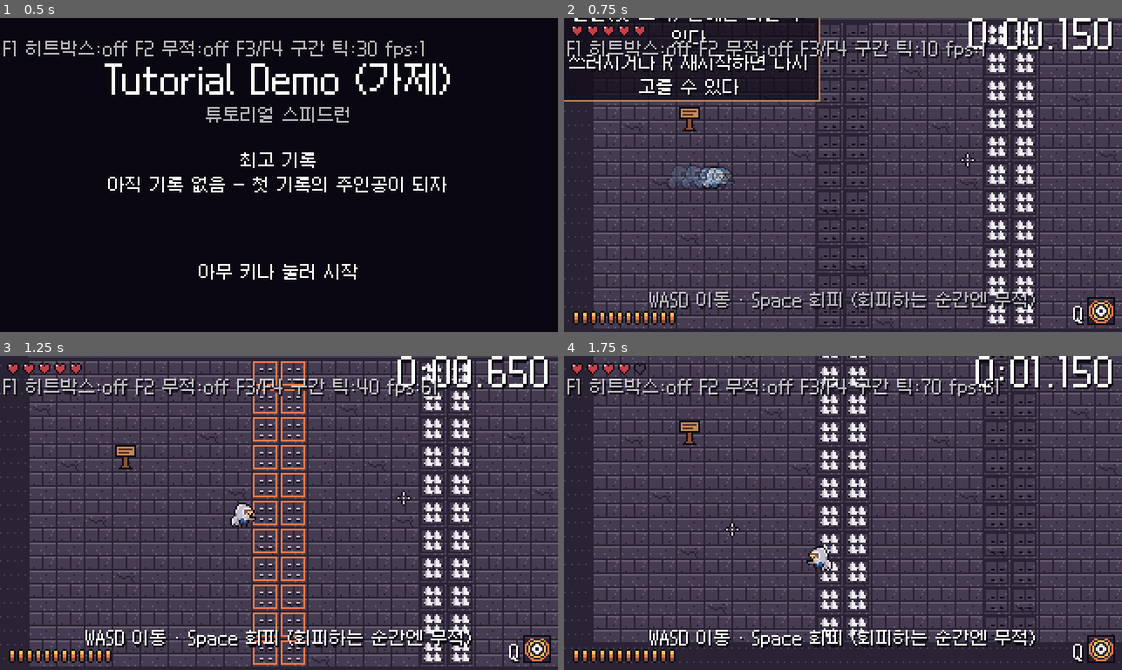
Above: before the commit, frames 1-4 (two rows, left to right).
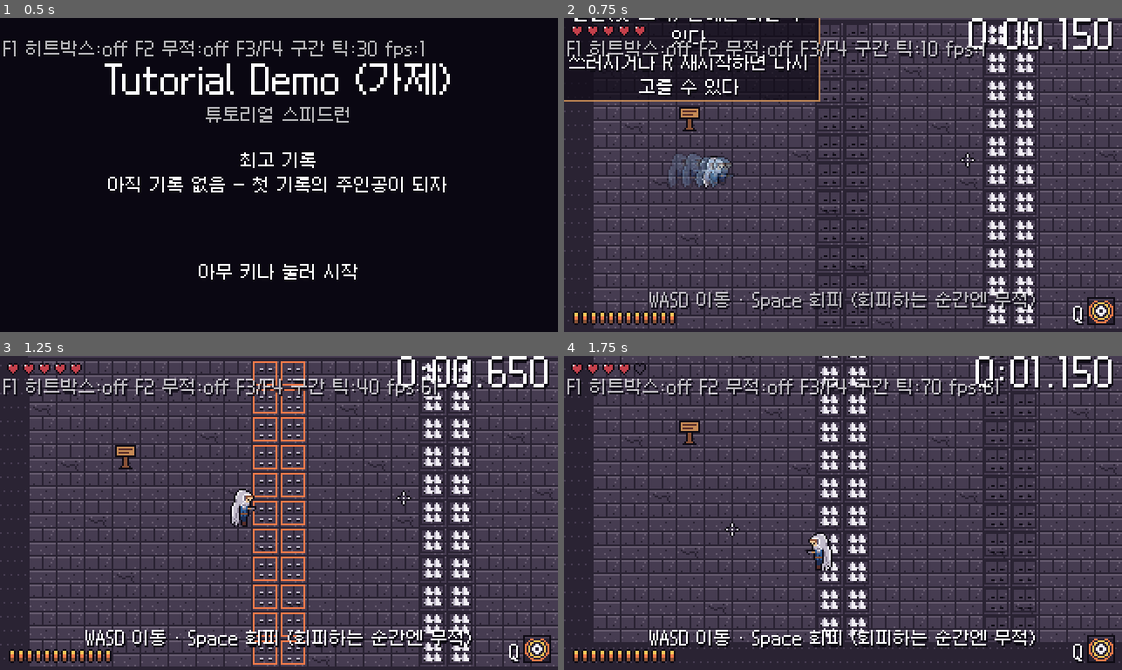
Above: after the commit, the same moments.

Repository: sadagu-0932/New
Game: Godot game, scene res://main.tscn
The game is run twice, just before and just after one commit, with the same random seed, the same clock (stepped at 60 frames per second) and the same inputs.
Inputs (mouse positions are in pixels of both pictures, inside the frame that each line leads up to):
- Up to frame 1 (0.5 s): no input
- Up to frame 2 (0.75 s): tap Enter (menu_confirm) at 0.5 s; move the mouse to (965, 159) at 0.52 s; hold D (move_right) from 0.53 s (still down); tap Space (dodge) at 0.6 s; click (965, 159) at 0.67 s
- Up to frame 3 (1.25 s): keep holding D (move_right)
- Up to frame 4 (1.75 s): move the mouse to (731, 528) at 1.27 s; release D (move_right) at 1.28 s; hold S (move_down) from 1.28 s (still down); tap E (interact) at 1.35 s

Frame 1 is identical in both runs. In frame 2, 0.8% of the frame differs, in the area x 18-31%, y 43-55%; in frame 3, 0.4%; in frame 4, 0.4%.

Commit message:
플레이어 키를 1.5칸(16x24)으로: 몸통·다리·망토 길게, 발 위치·판정은 그대로 (분신·잔상 포함), CLAUDE.md 크기 갱신
Co-Authored-By: Claude Opus 5.5 <noreply@anthropic.com>
Claude-Session: https://claude.ai/code/session_01DgWHarJPQESHWgitdsXbZA

Diff:
--- a/art/themes/dungeon/player.json
+++ b/art/themes/dungeon/player.json
@@ -1,6 +1,6 @@
 {
   "frame_width": 16,
-  "frame_height": 16,
+  "frame_height": 24,
   "animations": {
     "idle": {
       "row": 0,
--- a/core/sprite_sheet.gd
+++ b/core/sprite_sheet.gd
@@ -2,6 +2,15 @@
 extends RefCounted
 ## 스프라이트시트 PNG + JSON 메타데이터 → SpriteFrames.
 ## 시트 규칙: 한 줄 = 애니메이션 하나, 한 칸 = 프레임 하나.
+
+
+## 한 칸보다 키가 큰 캐릭터를 발 위치 그대로 그리기 위한 오프셋 (프레임 높이 - 16) / 2 만큼 위로.
+## 판정(충돌·피격)은 그대로이고 그림만 위로 늘어난다.
+static func foot_offset(frames: SpriteFrames, anim: StringName = &"idle") -> Vector2:
+	var tex := frames.get_frame_texture(anim, 0)
+	if tex == null:
+		return Vector2.ZERO
+	return Vector2(0, -(tex.get_height() - LevelMap.TILE_SIZE) * 0.5)
 
 
 static func build_frames(texture: Texture2D, meta: Dictionary) -> SpriteFrames:
--- a/player/player.gd
+++ b/player/player.gd
@@ -71,6 +71,7 @@
 
 	_sprite = AnimatedSprite2D.new()
 	_sprite.sprite_frames = DB.theme.load_sheet("player")
+	_sprite.offset = SpriteSheet.foot_offset(_sprite.sprite_frames)
 	_sprite.play(&"idle")
 	add_child(_sprite)
 
@@ -413,7 +414,7 @@
 	if (state == State.DODGE or state == State.DASH_SLASH) and Game.tick % maxi(DB.feel.afterimage_interval_ticks, 1) == 0:
 		var tint := Color(1.0, 0.8, 0.4) if state == State.DASH_SLASH else Color(0.6, 0.85, 1.0)
 		AfterImage.spawn(_sprite.sprite_frames.get_frame_texture(_sprite.animation, _sprite.frame),
-			global_position, _sprite.flip_h, DB.feel.afterimage_fade_seconds, tint)
+			global_position + _sprite.offset, _sprite.flip_h, DB.feel.afterimage_fade_seconds, tint)
 
 
 ## 콤보 단계 이펙트: 단계가 오를수록 크고 진하게 (노랑 → 주황 → 흰빛). 숫자 표시 없음
--- a/skills/decoy.gd
+++ b/skills/decoy.gd
@@ -18,6 +18,7 @@
 	_left = data.duration_ticks
 	_sprite = AnimatedSprite2D.new()
 	_sprite.sprite_frames = DB.theme.load_sheet("player")
+	_sprite.offset = SpriteSheet.foot_offset(_sprite.sprite_frames)
 	_sprite.play(&"idle")
 	_sprite.modulate = Color(0.7, 0.8, 1.0, 0.75)
 	add_child(_sprite)
--- a/tests/test_m10.gd
+++ b/tests/test_m10.gd
@@ -12,6 +12,7 @@
 	await test_afterimage()
 	test_title_ignores_fullscreen_key()
 	test_export_preset()
+	await test_tall_player_feet()
 	if level != null:
 		level.queue_free()
 		level = null
@@ -89,3 +90,19 @@
 	var exc: String = cfg.get_value("preset.0", "exclude_filter", "")
 	check(exc.contains("tests/*"), "테스트는 exe 에서 제외")
 	check(bool(cfg.get_value("preset.0.options", "binary_format/embed_pck", false)), "exe 하나로 (pck 포함)")
+
+
+## 키 큰 플레이어(16x24)는 발 위치가 그대로이고 판정 크기는 바뀌지 않는다
+func test_tall_player_feet() -> void:
+	await new_level(MAP)
+	var p := level.player
+	var sprite: AnimatedSprite2D = null
+	for n in p.get_children():
+		if n is AnimatedSprite2D and (n as AnimatedSprite2D).sprite_frames == DB.theme.load_sheet("player"):
+			sprite = n
+	var h := sprite.sprite_frames.get_frame_texture(&"idle", 0).get_height()
+	check(h > LevelMap.TILE_SIZE, "플레이어 그림이 한 칸보다 큼 (높이 %d)" % h)
+	# 그림 아래끝 = 몸 중심 + 8 (16x16 시절과 같은 발 위치)
+	var bottom := sprite.offset.y + h * 0.5
+	check(is_equal_approx(bottom, LevelMap.TILE_SIZE * 0.5), "발 위치 그대로 (아래끝 %.1f)" % bottom)
+	check(DB.player.hurtbox_radius == 4.0 and DB.player.body_radius == 4.0, "판정 크기는 그대로")
Binary file changed: art/icon.png
Binary file changed: art/themes/dungeon/player.png
Not shown, changed: CLAUDE.md
